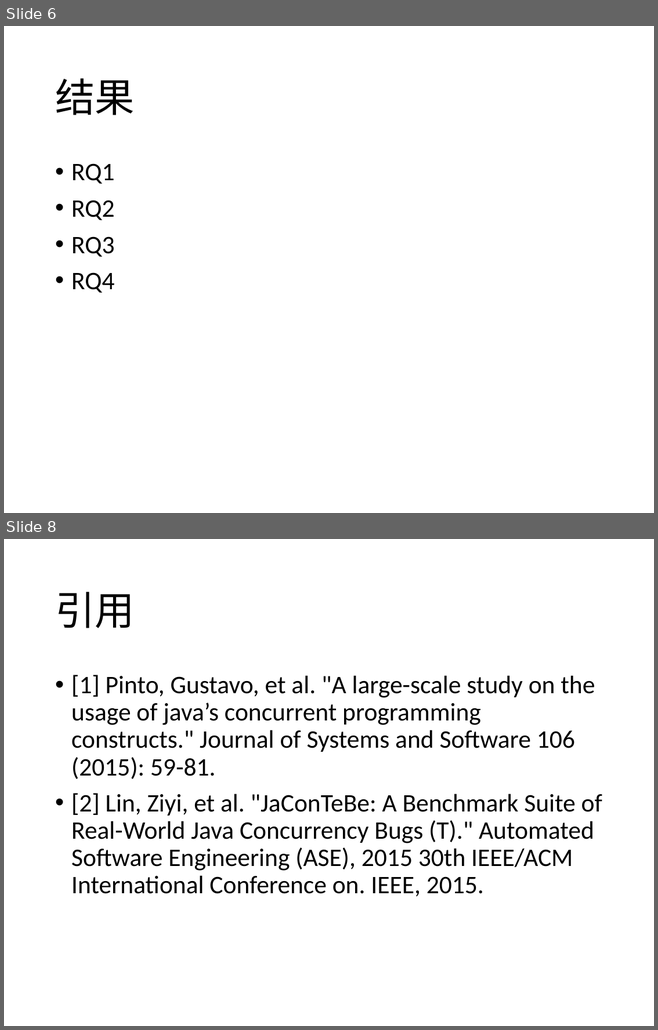
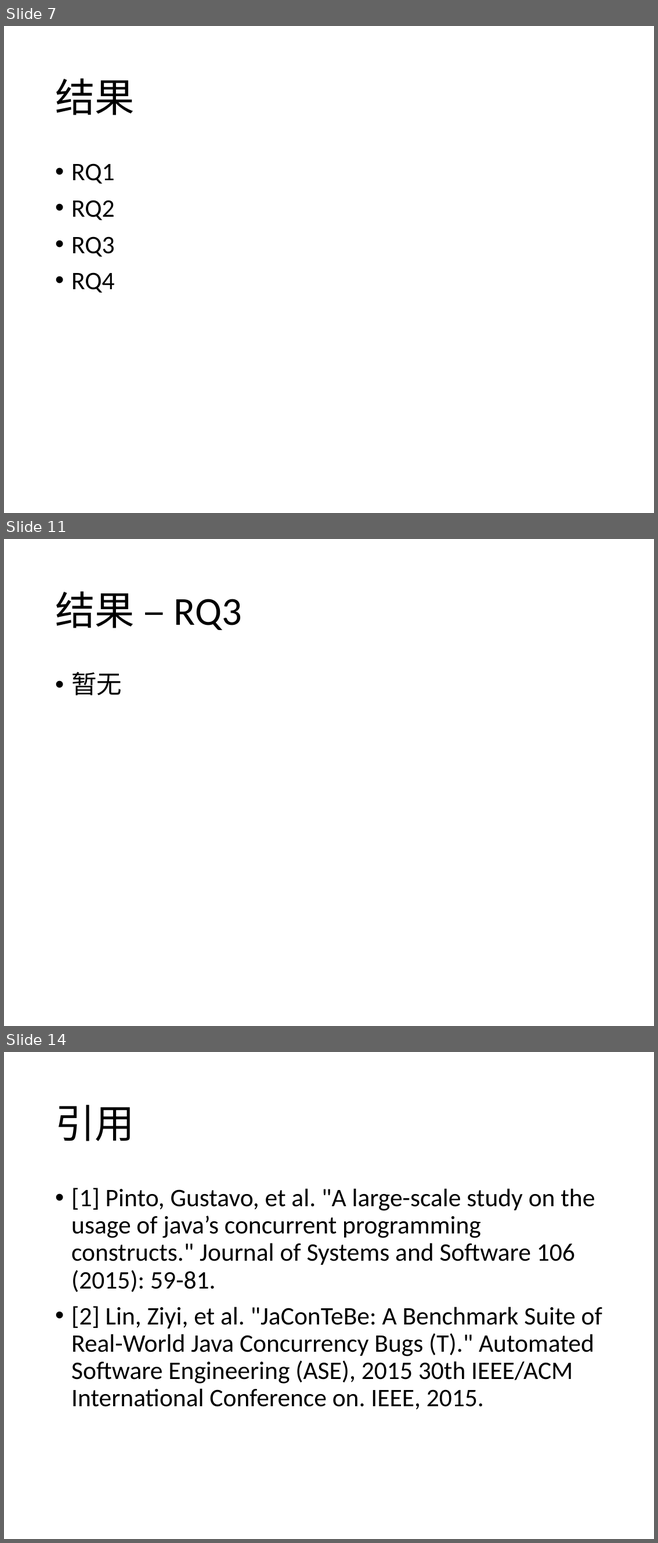
Before and after one commit to qwordy/Research, a slide deck: bishe/理解并发程序修改模式.pptx. Shown one above the other, each under a label of ours: slides 6 and 8 before the commit, slides 7, 11 and 14 after it; the slides between them are not shown. The pictures are 658x1030 and 658x1543 pixels, drawn with LibreOffice and Linux fonts; fonts in the diff are those of the drawing. Boxes give left, top, right and bottom in pixels: in the first picture for what was removed or moved away, otherwise in the second. Text is boxed around its words. In the diff, an @@ line names an element or a change of style, - is before the commit and + after.

```diff
--- a/bishe/理解并发程序修改模式.pptx
+++ b/bishe/理解并发程序修改模式.pptx
@@ slide 11 added at (x1=4, y1=539, x2=654, y2=1026), background #FFFFFF @@
@@ title added at (x1=55, y1=591, x2=242, y2=630), 44 pt, text #000000 @@
+结果 – RQ3
@@ text added at (x1=71, y1=672, x2=122, y2=696), 28 pt, text #000000 @@
+• 暂无
@@ what was slide 6 is now slide 7 @@
@@ what was slide 8 is now slide 14 @@
```
Also in this commit, not shown: 2 slides changed, 5 other slides added.
